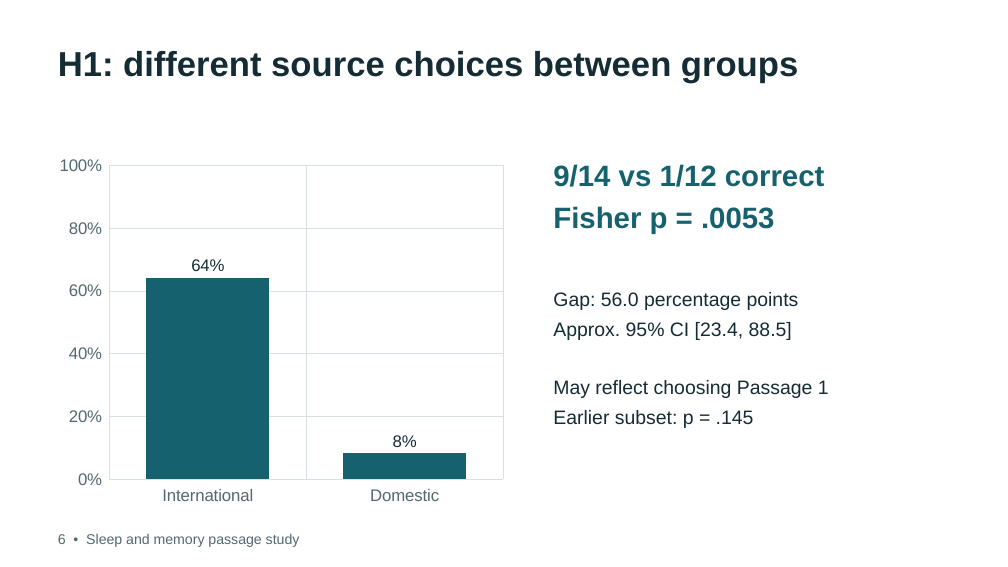
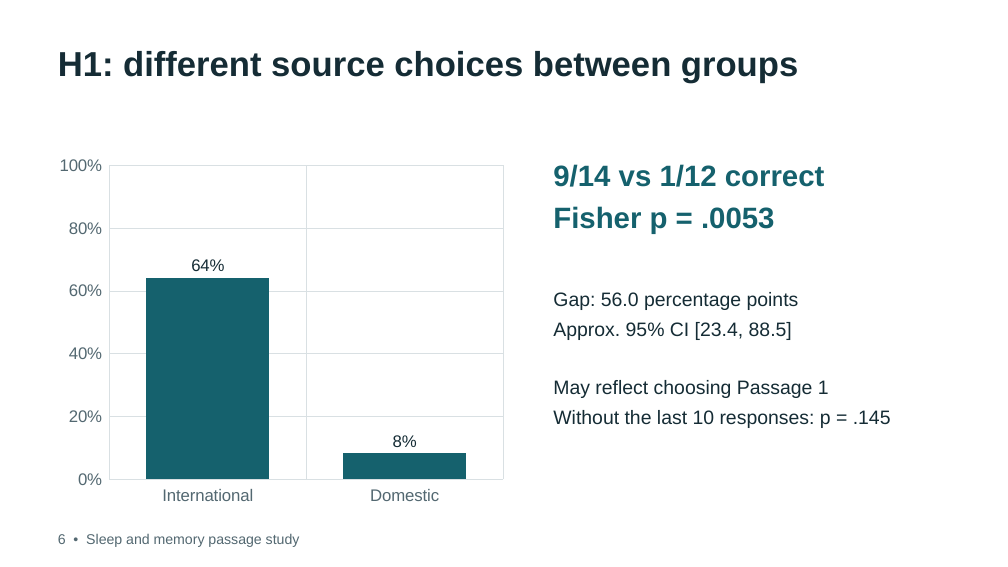
Before and after one commit to debshreechowdhury/sleep-memory-passage-study, a slide deck: slide 5 of presentation/design_detection.pptx. Drawn at 1008x567 pixels with LibreOffice and Linux fonts; fonts in the diff are those of the drawing. Boxes give left, top, right and bottom in pixels: in the first picture for what was removed or moved away, otherwise in the second. Text is boxed around its words. In the diff, an @@ line names an element or a change of style, - is before the commit and + after.

```diff
--- a/presentation/design_detection.pptx
+++ b/presentation/design_detection.pptx
@@ text at (553, 410, 891, 428): text changed @@
-Earlier subset: p = .145
+Without the last 10 responses: p = .145
```
Also in this commit, not shown: 1 other slide changed, 30 other files.
